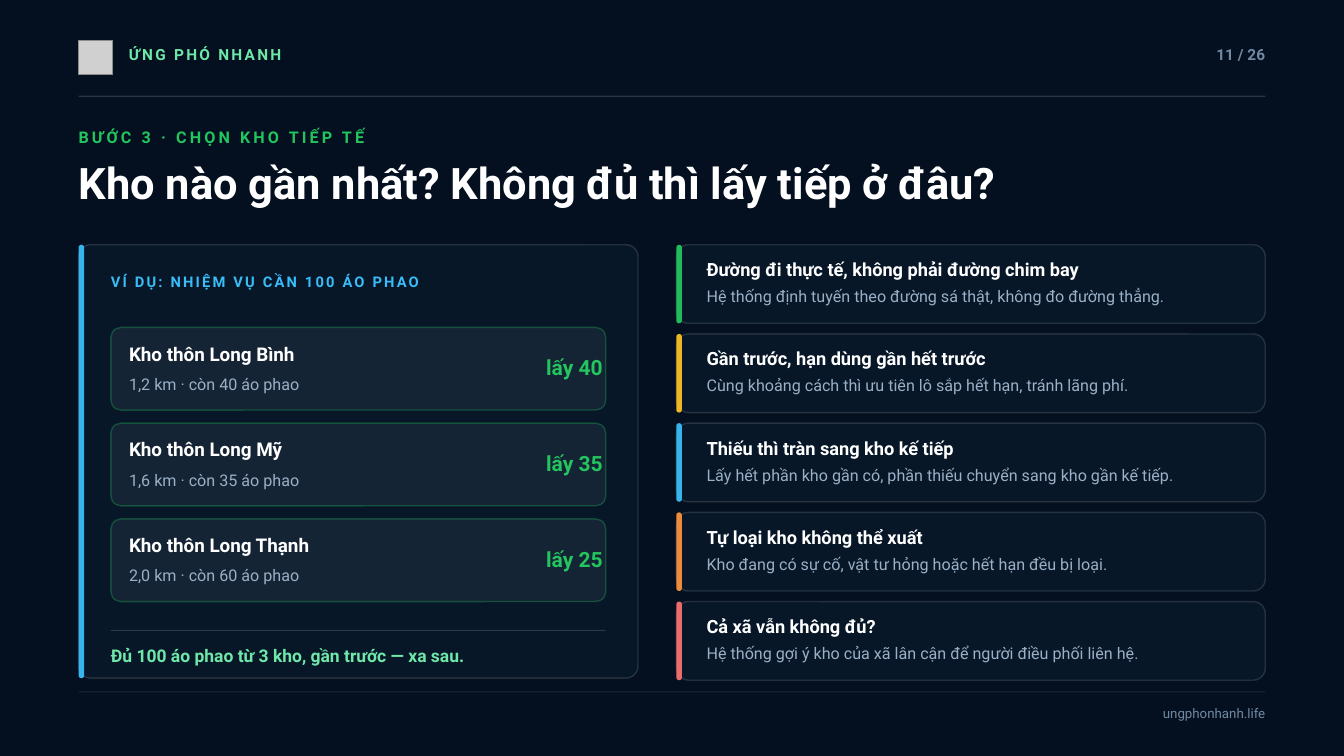
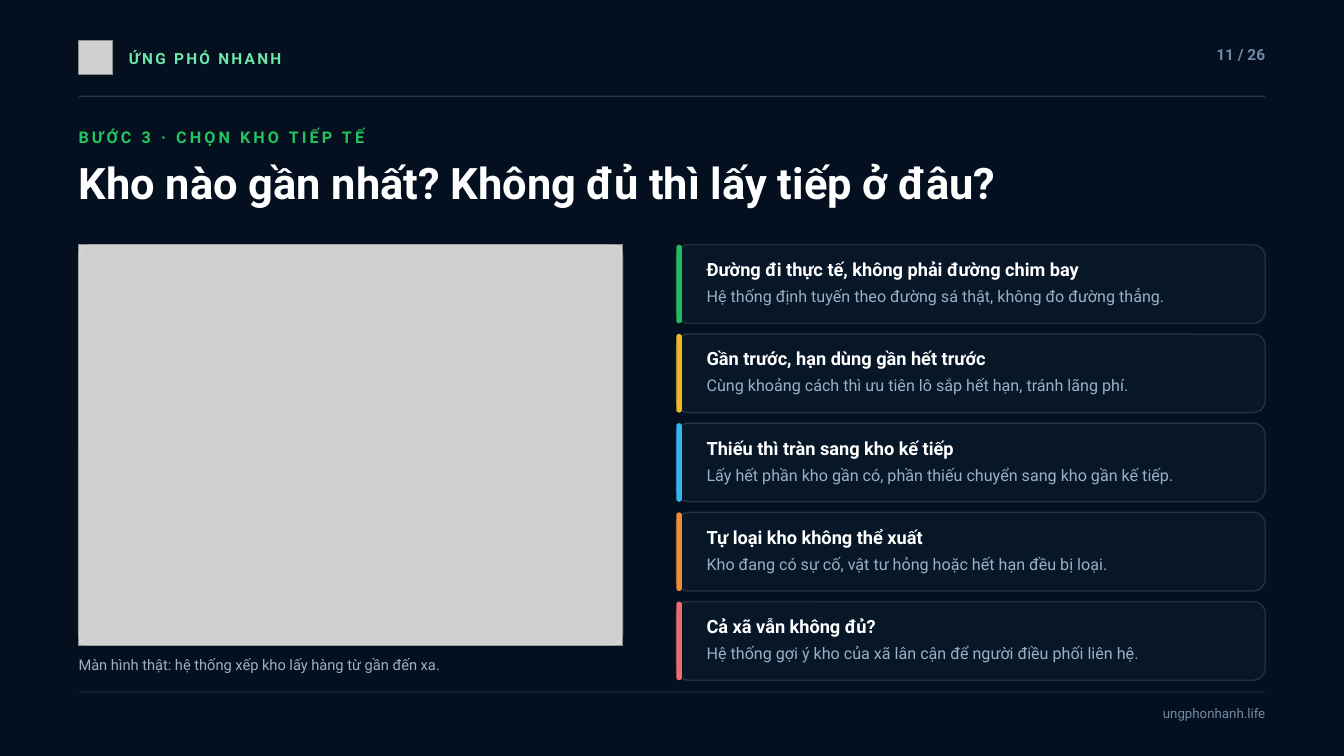
Before and after one commit to khoidev2001/safestock-x, a slide deck: slide 11 of slide-ung-pho-nhanh/Ung-Pho-Nhanh-Slide.pptx. Drawn at 1344x756 pixels with LibreOffice and Linux fonts; fonts in the diff are those of the drawing; grey boxes stand for pictures; background and template pictures are left out. Boxes give left, top, right and bottom in pixels: in the first picture for what was removed or moved away, otherwise in the second. Text is boxed around its words. In the diff, an @@ line names an element or a change of style, - is before the commit and + after.

```diff
--- a/slide-ung-pho-nhanh/Ung-Pho-Nhanh-Slide.pptx
+++ b/slide-ung-pho-nhanh/Ung-Pho-Nhanh-Slide.pptx
@@ text "ỨNG PHÓ NHANH": place and size @@
-text "ỨNG PHÓ NHANH" at [129,46,281,60]
+text "ỨNG PHÓ NHANH" at [129,50,281,64]
@@ rounded rectangle: place and size @@
-rounded rectangle at [79,245,638,679]
+rounded rectangle at [79,245,623,645]
@@ rounded rectangle at [79,245,623,645]: fill #091B2D at 66% opacity to none; proportions changed @@
@@ rounded rectangle removed at [79,245,85,679] @@
@@ picture added at [79,245,623,645] @@
@@ text removed at [111,274,419,290] @@
-VÍ DỤ: NHIỆM VỤ CẦN 100 ÁO PHAO
@@ rounded rectangle removed at [111,328,606,410] @@
@@ text removed at [129,346,294,365] @@
-Kho thôn Long Bình
@@ text removed at [546,358,603,380] @@
-lấy 40
@@ text removed at [129,378,299,393] @@
-1,2 km · còn 40 áo phao
@@ rounded rectangle removed at [111,423,606,506] @@
@@ text removed at [129,441,282,460] @@
-Kho thôn Long Mỹ
@@ text removed at [129,474,299,489] @@
-1,6 km · còn 35 áo phao
@@ text removed at [546,454,603,476] @@
-lấy 35
@@ rounded rectangle removed at [111,519,606,602] @@
@@ text removed at [129,537,309,556] @@
-Kho thôn Long Thạnh
@@ text removed at [129,569,299,584] @@
-2,0 km · còn 60 áo phao
@@ text removed at [546,550,603,572] @@
-lấy 25
@@ text at [79,658,440,673]: text changed; size 12.5 to 10.5 pt; text colour #6EE7A8 to #9BB0C6; bold off @@
-Đủ 100 áo phao từ 3 kho, gần trước — xa sau.
+Màn hình thật: hệ thống xếp kho lấy hàng từ gần đến xa.
@@ rectangle removed at [111,630,606,631] @@
```
Also in this commit, not shown: 24 other slides changed, 9 other files.
